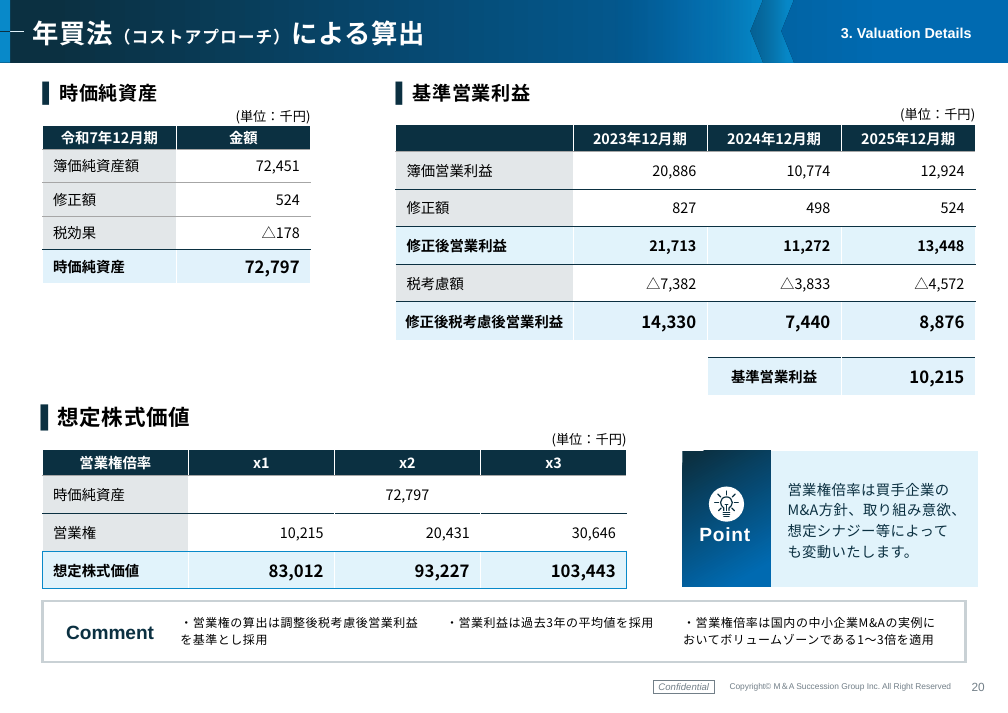
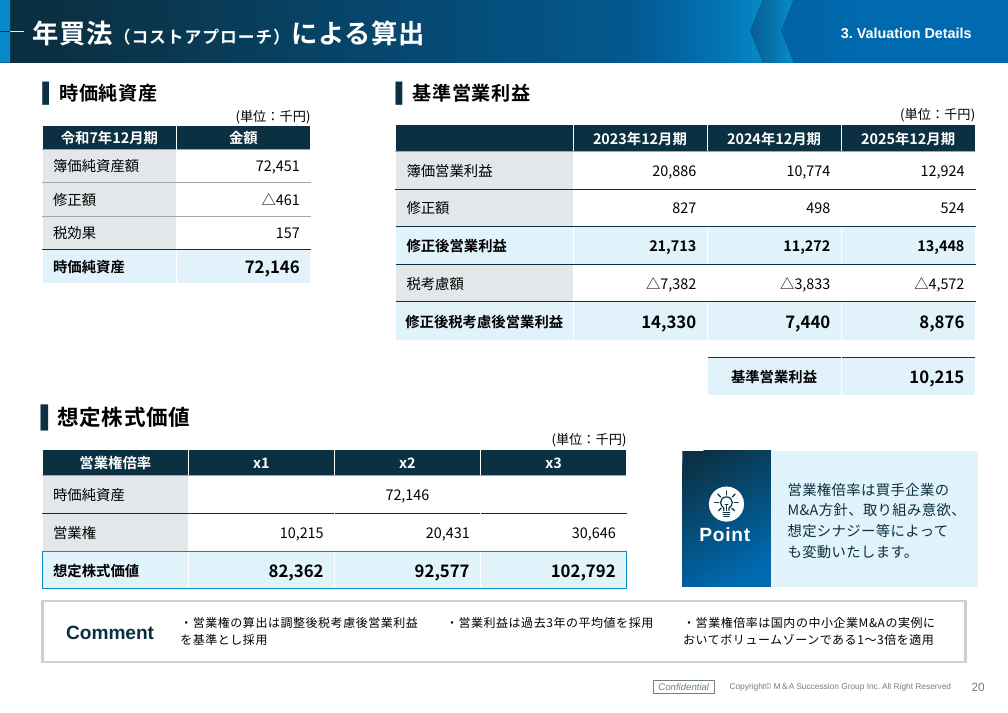
Before and after one commit to keisuketagaito/github-1st, a slide deck: slide 20 of 株式会社ミドリメディカル/株式会社ミドリメディカル_Valuation_Report_260819.pptx. Drawn at 1008x713 pixels with LibreOffice and Linux fonts; fonts in the diff are those of the drawing; background and template pictures are left out. Boxes give left, top, right and bottom in pixels: in the first picture for what was removed or moved away, otherwise in the second. Text is boxed around its words. In the diff, an @@ line names an element or a change of style, - is before the commit and + after.

```diff
--- a/株式会社ミドリメディカル/株式会社ミドリメディカル_Valuation_Report_260819.pptx
+++ b/株式会社ミドリメディカル/株式会社ミドリメディカル_Valuation_Report_260819.pptx
@@ table at [42,106,311,281] @@
-row 4, column 2: 524
+row 4, column 2: △461
-row 5, column 2: △178
+row 5, column 2: 157
-row 6, column 2: 72,797
+row 6, column 2: 72,146
@@ table at [42,427,625,589] @@
-row 3, column 2: 72,797
+row 3, column 2: 72,146
-row 5: 想定株式価値 | 83,012 | 93,227 | 103,443
+row 5: 想定株式価値 | 82,362 | 92,577 | 102,792
```
Also in this commit, not shown: 8 other slides changed, 2 other files.
